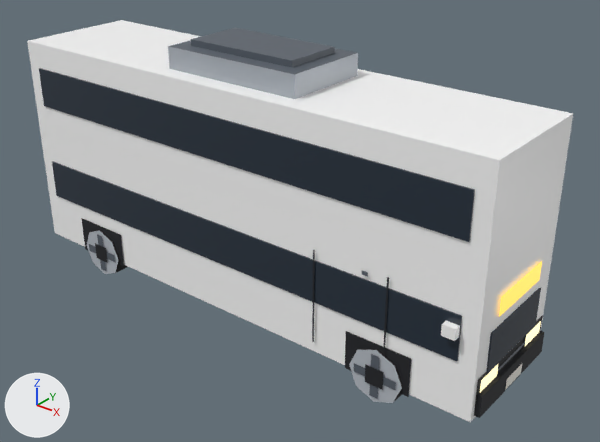
Two versions of the glTF model public/models/props/bus_double.glb, one commit apart.
Both versions are drawn from a 50 mm lens placed at (0.659, -0.75, 0.609), pointed at (0.05, 0.012, 0.137). Every picture has the same lights, and +X, +Y and +Z are marked at lower left. The picture after the commit comes second. Vertices at exactly the same position are counted once.

The first picture shows 'bus_double'.
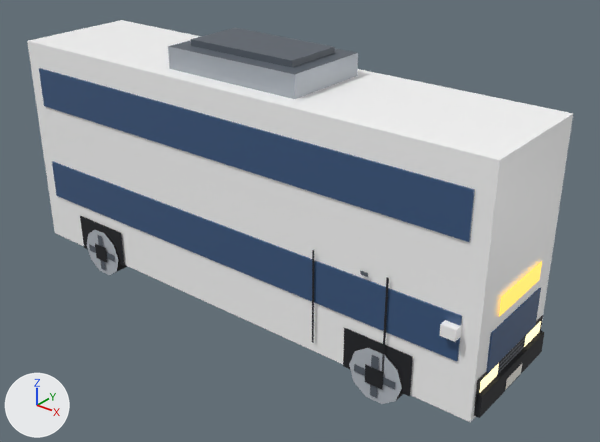
What differs and where, as boxes (x1, y1, x2, y2) in the pictures (600 x 442 px; the box of a moved part takes in the faces that stretch with it):
part 1 of me_bus_double, moved or reshaped: before (441, 320, 460, 341); after (439, 320, 462, 342)
part 2 of me_bus_double, moved or reshaped: before (312, 250, 315, 342); after (312, 250, 314, 343)
part 3 of me_bus_double, moved or reshaped: before (383, 277, 389, 356); after (382, 277, 389, 374)
part 4 of me_bus_double, rebuilt: before (81, 218, 124, 267); after (80, 216, 125, 266)
part 5 of me_bus_double, rebuilt: before (354, 363, 396, 390); after (354, 364, 395, 390)
part 6 of me_bus_double, rebuilt (17% narrower): before (369, 354, 380, 399); after (370, 355, 379, 398)
part 7 of me_bus_double, rebuilt: before (480, 363, 499, 392); after (479, 363, 499, 393)
part 8 of me_bus_double, rebuilt: before (475, 362, 500, 405); after (475, 365, 500, 405)
part 9 of me_bus_double, rebuilt: before (522, 315, 543, 347); after (521, 315, 543, 348)
part 10 of me_bus_double, rebuilt: before (345, 331, 411, 397); after (343, 328, 413, 397)
part 11 of me_bus_double, moved or reshaped: before (349, 349, 403, 403); after (349, 347, 403, 404)
part 12 of me_bus_double, moved or reshaped: before (87, 230, 128, 274); after (87, 229, 127, 275)
part 13 of me_bus_double, reshaped: before (498, 342, 525, 371); after (498, 337, 526, 373)
part 14 of me_bus_double, recoloured (lighter): (39, 68, 541, 373) in both

The change, as a list of edits to the scene's bpy script:
```text
Add mat_glass_dark:
    mat_glass_dark = bpy.data.materials.new('glass_dark')
    # nodes: BsdfPrincipled, Mix, OutputMaterial, VertexColor
    # colours: blue #3d5a82, mixed with the vertex colours
Change me_bus_double:
    used by ob_bus_double; location = (0.0, 0.0, 0.0)
    remove me_bus_double.from_pydata(...)  # 300 vertices, 302 faces; spans x -0.368..0.368, y -0.096..0.096, z 0.0..0.365
    add me_bus_double.from_pydata(...)  # 324 vertices, 338 faces; spans x -0.368..0.368, y -0.097..0.097, z 0.002..0.365
    me_bus_double part 1: the loose piece of 8 vertices spanning x 0.322..0.338, y -0.096..-0.084, z 0.129..0.143 is moved by (0.0, -0.001, 0.0)
    me_bus_double part 2: the loose piece of 4 vertices spanning x 0.149..0.151, y -0.088, z 0.044..0.169 is moved by (0.0, -0.001, 0.0)
    me_bus_double part 3: the loose piece of 4 vertices spanning x 0.249..0.251, y -0.088, z 0.044..0.169 is moved by (0.0, -0.001, 0.0)
    me_bus_double part 4: the loose piece of 4 vertices spanning x -0.284..-0.196, y -0.086, z 0.026..0.078 is rebuilt with 4 vertices and now spans x -0.286..-0.194, y -0.087, z 0.028..0.082
    me_bus_double part 5: the loose piece of 4 vertices spanning x 0.211..0.269, y -0.09, z 0.03..0.042 is rebuilt with 4 vertices and now spans x 0.212..0.268, y -0.09, z 0.031..0.041
    me_bus_double part 6: the loose piece of 4 vertices spanning x 0.234..0.246, y -0.09, z 0.007..0.065 is rebuilt with 4 vertices and now spans x 0.235..0.245, y -0.09, z 0.008..0.064
    me_bus_double part 7: the loose piece of 4 vertices spanning x 0.362, y -0.074..-0.034, z 0.053..0.078 is rebuilt with 4 vertices and now spans x 0.362, y -0.075..-0.033, z 0.053..0.078
    me_bus_double part 8: the loose piece of 4 vertices spanning x 0.361, y -0.08..-0.028, z 0.049..0.082 is rebuilt with 4 vertices and now spans x 0.361, y -0.081..-0.027, z 0.049..0.082
    me_bus_double part 9: the loose piece of 4 vertices spanning x 0.361, y 0.028..0.08, z 0.049..0.082 is rebuilt with 4 vertices and now spans x 0.361, y 0.027..0.081, z 0.049..0.082
    me_bus_double part 10: the loose piece of 4 vertices spanning x 0.196..0.284, y -0.086, z 0.026..0.078 is rebuilt with 4 vertices and now spans x 0.194..0.286, y -0.087, z 0.028..0.082
    me_bus_double part 11: 8 vertices moved from x 0.215..0.265, y -0.089..-0.059, z 0.011..0.061 to x 0.211..0.269, y -0.089..-0.059, z 0.015..0.057; 4 vertices removed from x 0.24, y -0.089..-0.059, z 0.0..0.072; 8 vertices added at x 0.229..0.251, y -0.089..-0.059, z 0.002..0.07
    me_bus_double part 12: 8 vertices moved from x -0.265..-0.215, y -0.089..-0.059, z 0.011..0.061 to x -0.269..-0.211, y -0.089..-0.059, z 0.015..0.057; 4 vertices removed from x -0.24, y -0.089..-0.059, z 0.0..0.072; 8 vertices added at x -0.251..-0.229, y -0.089..-0.059, z 0.002..0.07
    me_bus_double part 13: 2 vertices moved from x 0.362, y -0.034..0.034, z 0.066 to x 0.362, y -0.034..0.034, z 0.068; 8 vertices added at x 0.362, y -0.034..0.034, z 0.062..0.075
    me_bus_double part 14: 30 faces spanning x -0.338..0.362, y -0.087..0.087, z 0.079..0.294 switch from mat_car_glass to mat_glass_dark
    other edits to the shape of me_bus_double do not show in these pictures
```
